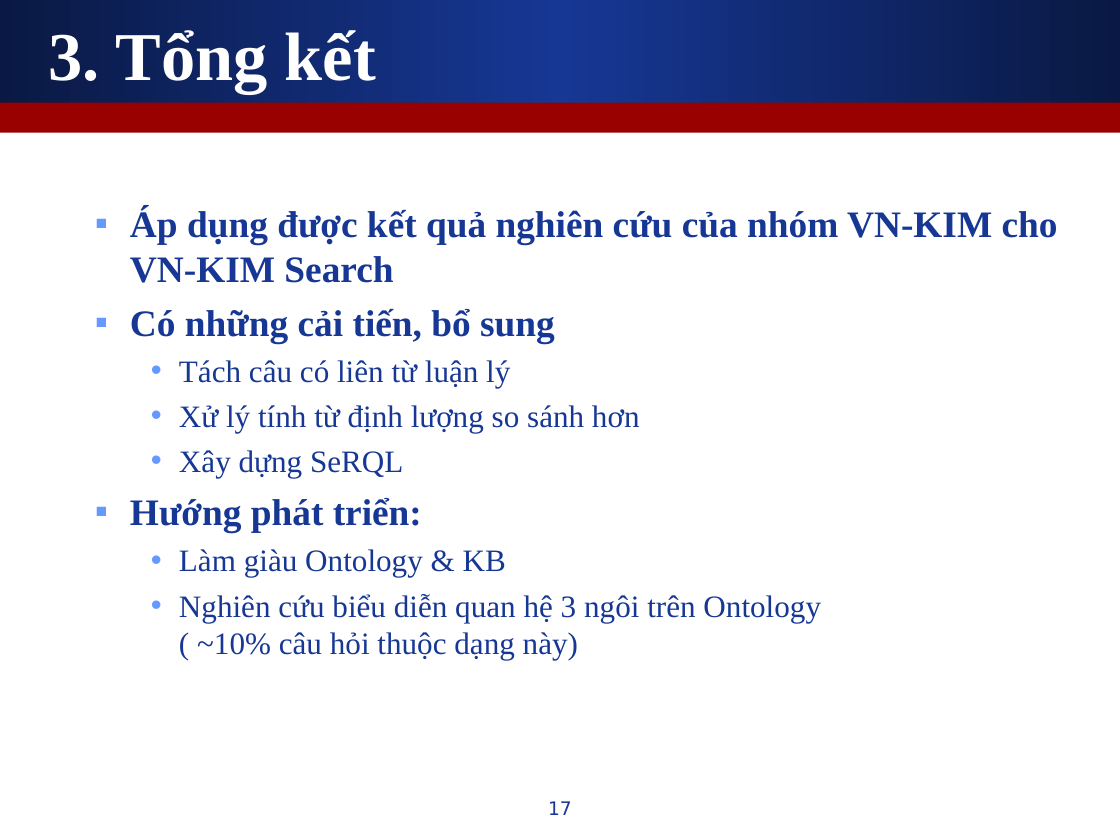
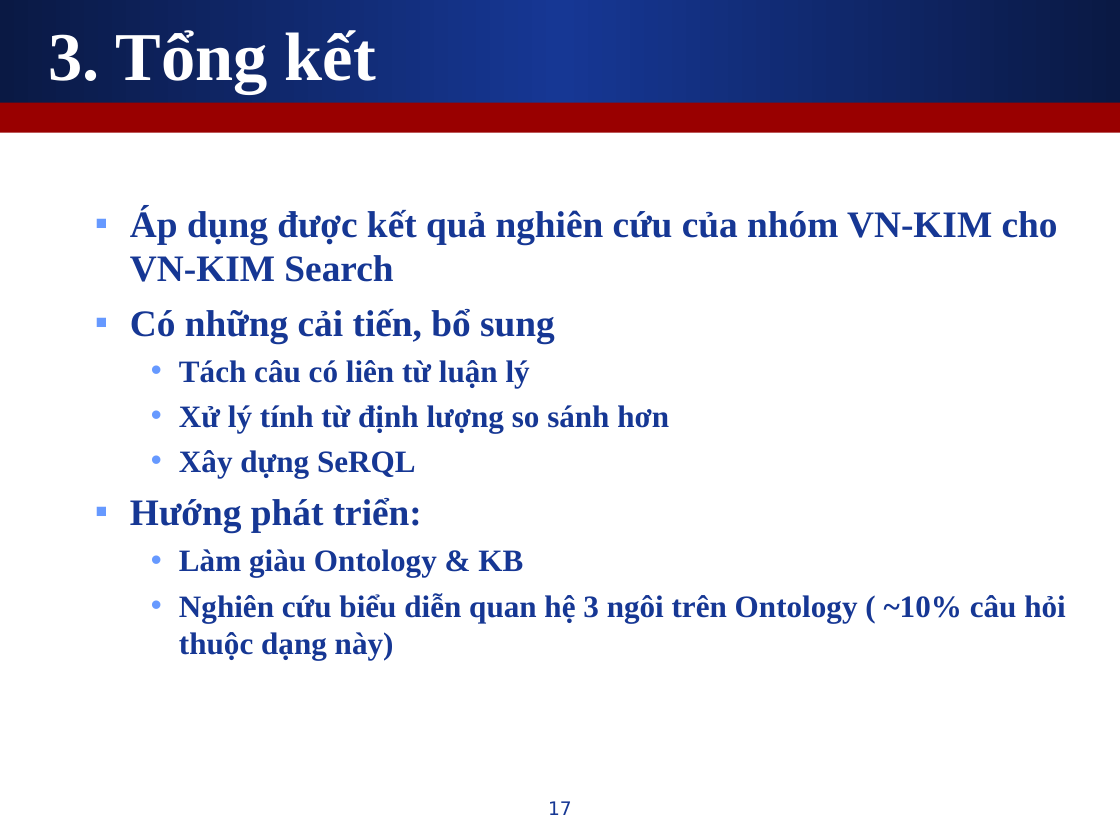
Before and after one commit to leaderwing/kt-kimres, a slide deck: slide 17 of note/[Thesis] Presentation.ppt. Drawn at 1120x840 pixels with LibreOffice and Linux fonts; fonts in the diff are those of the drawing. Boxes give left, top, right and bottom in pixels: in the first picture for what was removed or moved away, otherwise in the second. Text is boxed around its words. In the diff, an @@ line names an element or a change of style, - is before the commit and + after.

```diff
--- a/note/[Thesis] Presentation.ppt
+++ b/note/[Thesis] Presentation.ppt
@@ text at bbox=[179, 360, 1065, 660]: bold on in "Tách câu có liên từ luận lý", "Xử lý tính từ định lượng so ...", "Xây dựng SeRQL", "Làm giàu Ontology & KB" and 1 more places @@
```
Also in this commit, not shown: 9 other slides changed.
